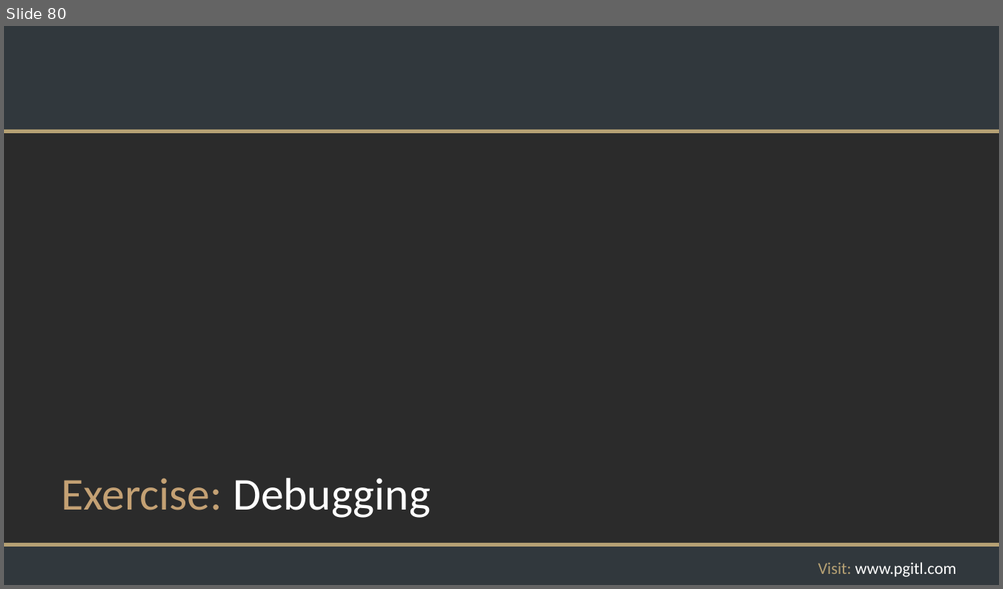
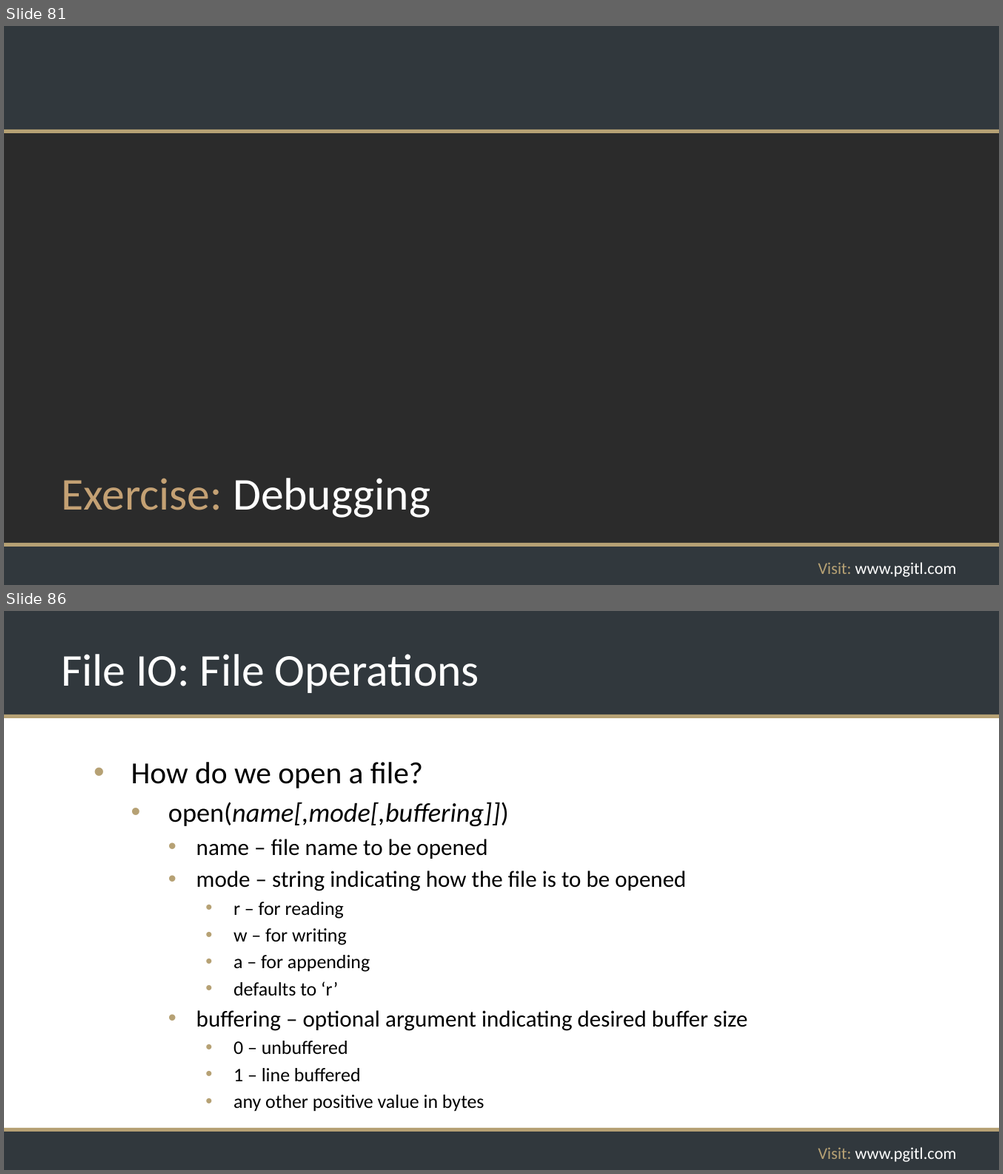
Before and after one commit to rikkouri/project-a, a slide deck: Programming Foundations.pptx. Shown one above the other, each under a label of ours: slide 80 before the commit, slides 81 and 86 after it; the slides between them are not shown. The pictures are 1003x589 and 1003x1174 pixels, drawn with LibreOffice and Linux fonts; fonts in the diff are those of the drawing; background and template pictures are left out; a plain dark background stands for a picture behind light text. Boxes give left, top, right and bottom in pixels: in the first picture for what was removed or moved away, otherwise in the second. Text is boxed around its words. In the diff, an @@ line names an element or a change of style, - is before the commit and + after.

Commit message:
File IO Paths and File Operations slides

```diff
--- a/Programming Foundations.pptx
+++ b/Programming Foundations.pptx
@@ slide 86 added at <box>4,611,999,1170</box>, background #FFFFFF; not listed: 5 template elements that a slide beside it also shows @@
@@ title added at <box>61,654,479,693</box>, 44 pt, text #FFFFFF @@
+File IO: File Operations
@@ text added at <box>131,762,747,1112</box>, 22.2 pt, text #000000 @@
+• How do we open a file?
+  • open(name[,mode[,buffering]])
+    • name – file name to be opened
+    • mode – string indicating how the file is to be opened
+      • r – for reading
+      • w – for writing
+      • a – for appending
+      • defaults to ‘r’
+    • buffering – optional argument indicating desired buffer size
+      • 0 – unbuffered
+      • 1 – line buffered
+      • any other positive value in bytes
@@ what was slide 80 is now slide 81 @@
```
Also in this commit, not shown: 10 other slides added.
